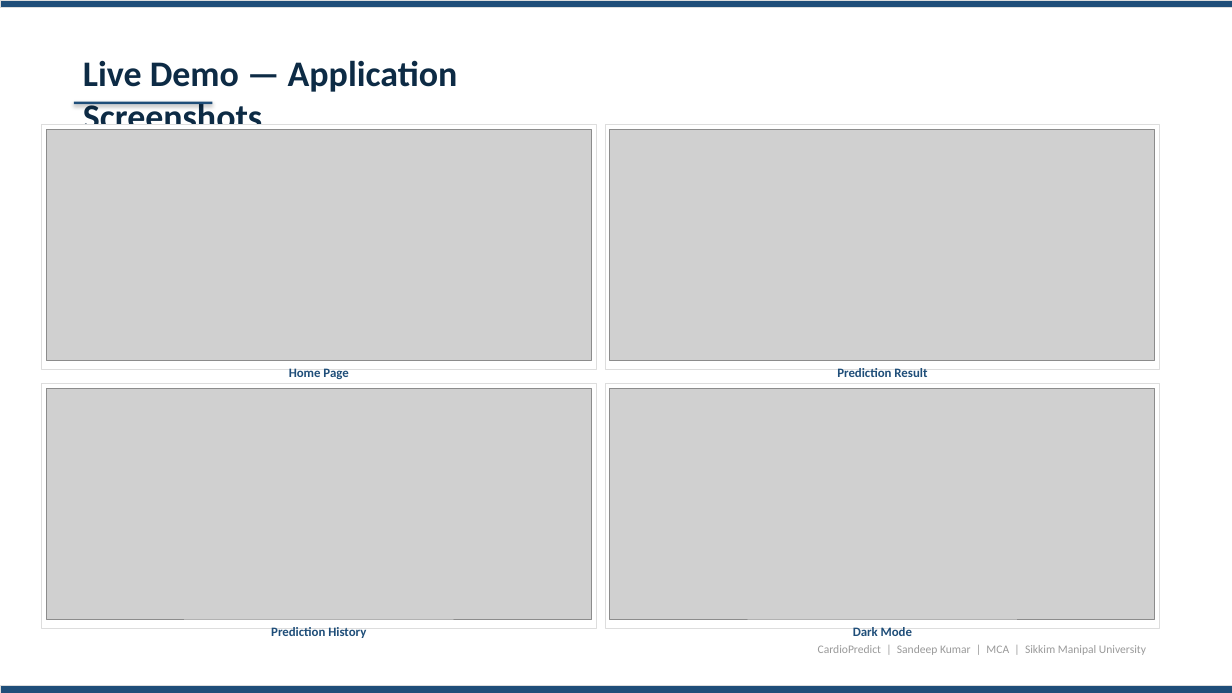
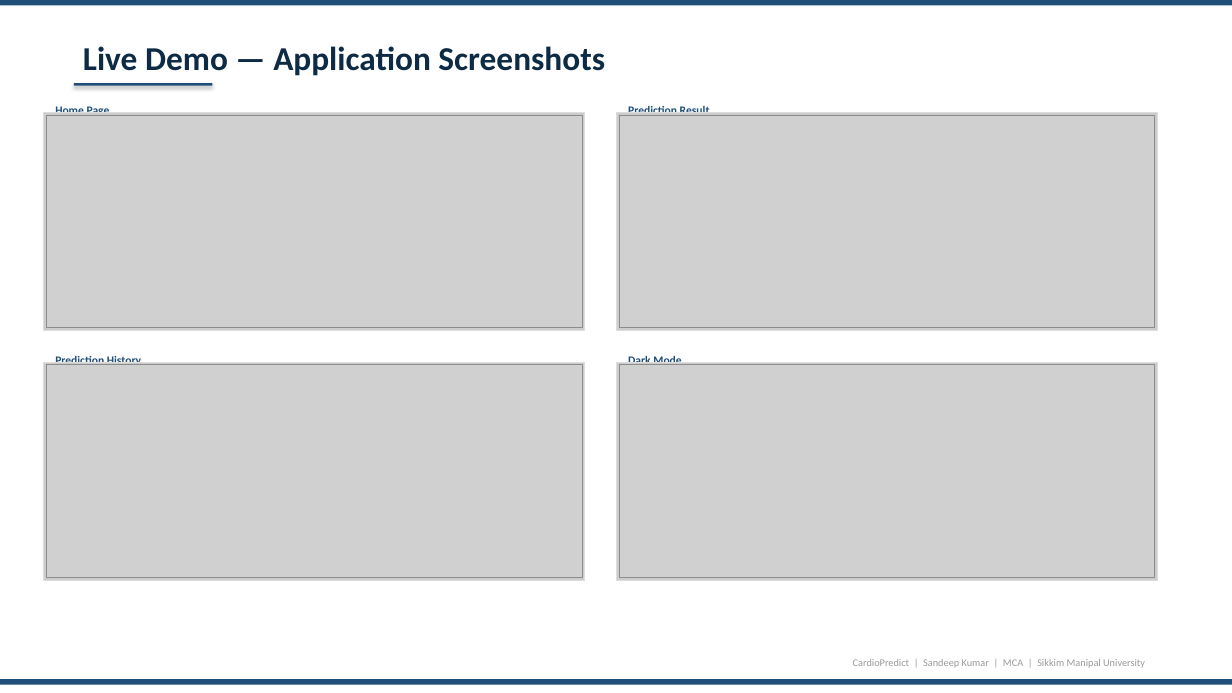
Before and after one commit to sandeeep-kr/HeartDiseaseProject, a slide deck: slide 12 of CardioPredict_Presentation.pptx. Drawn at 1232x693 pixels with LibreOffice and Linux fonts; fonts in the diff are those of the drawing; grey boxes stand for pictures. Boxes give left, top, right and bottom in pixels: in the first picture for what was removed or moved away, otherwise in the second. Text is boxed around its words. In the diff, an @@ line names an element or a change of style, - is before the commit and + after.

Commit message:
Fix PPT formatting: overflow fixes, consistent headers/footers, no emoji, proper spacing

```diff
--- a/CardioPredict_Presentation.pptx
+++ b/CardioPredict_Presentation.pptx
@@ rectangle at bbox=[0, 0, 1232, 6]: outline #DDDDDD 0.5 pt to none @@
@@ text "Live Demo — Application Screenshots": place and size @@
-text "Live Demo — Application Screenshots" at bbox=[83, 60, 458, 130]
+text "Live Demo — Application Screenshots" at bbox=[83, 46, 605, 76]
@@ text "Live Demo — Application Screenshots" at bbox=[83, 46, 605, 76]: size 28 to 26 pt @@
@@ rectangle: place and size @@
-rectangle at bbox=[74, 102, 213, 104]
+rectangle at bbox=[74, 83, 213, 86]
@@ rectangle: place and size @@
-rectangle at bbox=[42, 125, 596, 370]
+rectangle at bbox=[43, 113, 585, 331]
@@ picture: place and size @@
-picture at bbox=[46, 129, 592, 360]
+picture at bbox=[46, 116, 582, 328]
@@ text "Home Page": place and size @@
-text "Home Page" at bbox=[289, 368, 348, 379]
+text "Home Page" at bbox=[55, 105, 110, 116]
@@ rectangle: place and size @@
-rectangle at bbox=[605, 125, 1160, 370]
+rectangle at bbox=[616, 113, 1158, 331]
@@ picture: place and size @@
-picture at bbox=[610, 129, 1155, 360]
+picture at bbox=[619, 116, 1155, 328]
@@ text "Prediction Result": place and size @@
-text "Prediction Result" at bbox=[837, 368, 927, 377]
+text "Prediction Result" at bbox=[628, 105, 710, 116]
@@ text "Prediction History": place and size @@
-text "Prediction History" at bbox=[271, 627, 366, 638]
+text "Prediction History" at bbox=[55, 354, 141, 365]
@@ size 10 to 9 pt; alignment centre to left in 4 elements at bbox=[55, 105, 110, 116], bbox=[628, 105, 710, 116], bbox=[55, 354, 141, 365], bbox=[628, 354, 681, 365] @@
@@ text "Dark Mode": place and size @@
-text "Dark Mode" at bbox=[853, 627, 912, 636]
+text "Dark Mode" at bbox=[628, 354, 681, 365]
@@ rectangle: place and size @@
-rectangle at bbox=[42, 384, 596, 628]
+rectangle at bbox=[43, 362, 585, 580]
@@ picture: place and size @@
-picture at bbox=[46, 388, 592, 619]
+picture at bbox=[46, 365, 582, 578]
@@ fill #FFFFFF to #CCCCCC in 4 elements at bbox=[43, 113, 585, 331], bbox=[616, 113, 1158, 331], bbox=[43, 362, 585, 580], bbox=[616, 362, 1158, 580] @@
@@ rectangle: place and size @@
-rectangle at bbox=[605, 384, 1160, 628]
+rectangle at bbox=[616, 362, 1158, 580]
@@ picture: place and size @@
-picture at bbox=[610, 388, 1155, 619]
+picture at bbox=[619, 365, 1155, 578]
@@ text "CardioPredict | Sandeep Kumar | ...": place and size @@
-text "CardioPredict | Sandeep Kumar | ..." at bbox=[818, 645, 1146, 655]
+text "CardioPredict | Sandeep Kumar | ..." at bbox=[853, 659, 1145, 667]
@@ text "CardioPredict | Sandeep Kumar | ..." at bbox=[853, 659, 1145, 667]: size 9 to 8 pt @@
@@ rectangle at bbox=[0, 679, 1232, 685]: outline #DDDDDD 0.5 pt to none @@
@@ rectangle: place and size @@
-rectangle at bbox=[0, 686, 1232, 693]
+rectangle at bbox=[0, 679, 1232, 685]
```
Also in this commit, not shown: 14 other slides changed.
